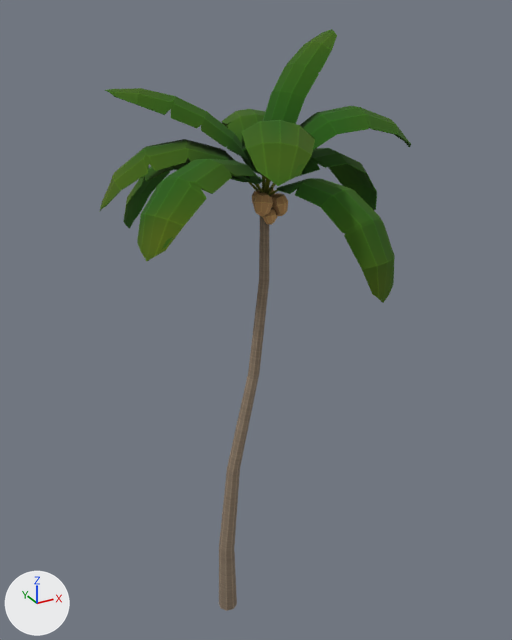
What one commit did to the glTF model assets/galaxy/trop_palm2.glb.
The view is the same before and after, from a 50 mm camera at (-12.0, -24.8, 27.9) aimed at (2.4, 1.3, 14.8). Lighting does not change. The marker at lower left points along +X, +Y and +Z. The older version comes first. Vertices at exactly the same position are counted once.

The first picture shows 'CoconutPalmTree_mesh'.
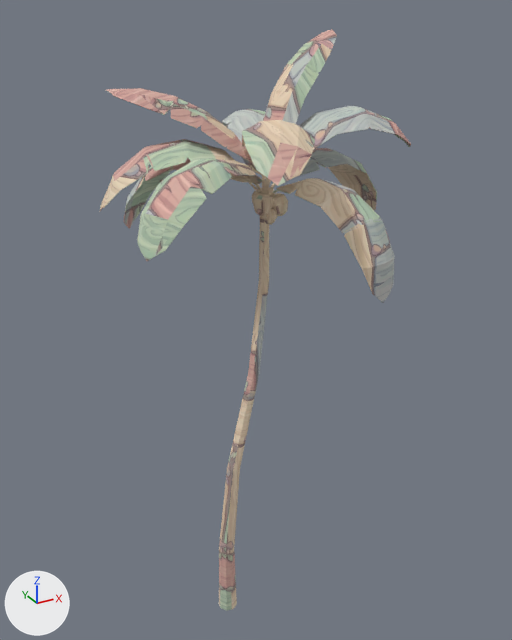
What differs and where, as boxes [x1, y1, x2, y2] in the pictures (512 x 640 px):
```json
{"object": "CoconutPalmTree_mesh", "change": "surface changed", "before": [100, 29, 411, 611], "after": [100, 29, 411, 611], "on screen": "lighter"}
```

Scene script edits in JSON lines:
```json
{"op": "add", "block": "img_nano_wood_trop_palm2_1", "code": ["img_nano_wood_trop_palm2_1 = load_image('nano_wood_trop_palm2_1', '_unpacked/nano_wood_trop_palm2_1', 512, 512, 'sRGB')"]}
{"block": "mat_coconutpalmtree_mat", "where": "n0 = _N.new('ShaderNodeBsdfPrincipled'); n0.name = 'Principled BSDF'"}
{"op": "set", "path": "n0.inputs[2].default_value", "old": "1.0", "new": "0.9", "note": "'Roughness'"}
{"block": "mat_coconutpalmtree_mat", "where": "n2 = _N.new('ShaderNodeTexImage'); n2.name = 'Image Texture'"}
{"op": "set", "path": "n2.image", "old": "img_coconutpalmtree_basecolor", "new": "img_nano_wood_trop_palm2_1"}
{"op": "add", "block": "mat_coconutpalmtree_mat", "code": "n3 = _N.new('ShaderNodeUVMap'); n3.name = 'UV Map'"}
{"op": "add", "block": "mat_coconutpalmtree_mat", "code": "n3.uv_map = 'UVMap.001'"}
{"op": "add", "block": "mat_coconutpalmtree_mat", "code": "_L.new(n3.outputs[0], n2.inputs[0])  # 'UV' to 'Vector'"}
{"block": "me_coconutpalmtree_mesh_1", "where": "me_coconutpalmtree_mesh_1.from_pydata(...)  # 1446 vertices, 2784 faces; spans x -4.1..8.7, y -5.4..6.7, z 0.0..27.1"}
{"block": "me_coconutpalmtree_mesh_1", "where": "# used by ob_coconutpalmtree_mesh; location = (0.0, 0.0, 0.0)"}
{"block": "me_coconutpalmtree_mesh_1", "change": "me_coconutpalmtree_mesh_1 part 1: texture (UV) coordinates changed"}
```
